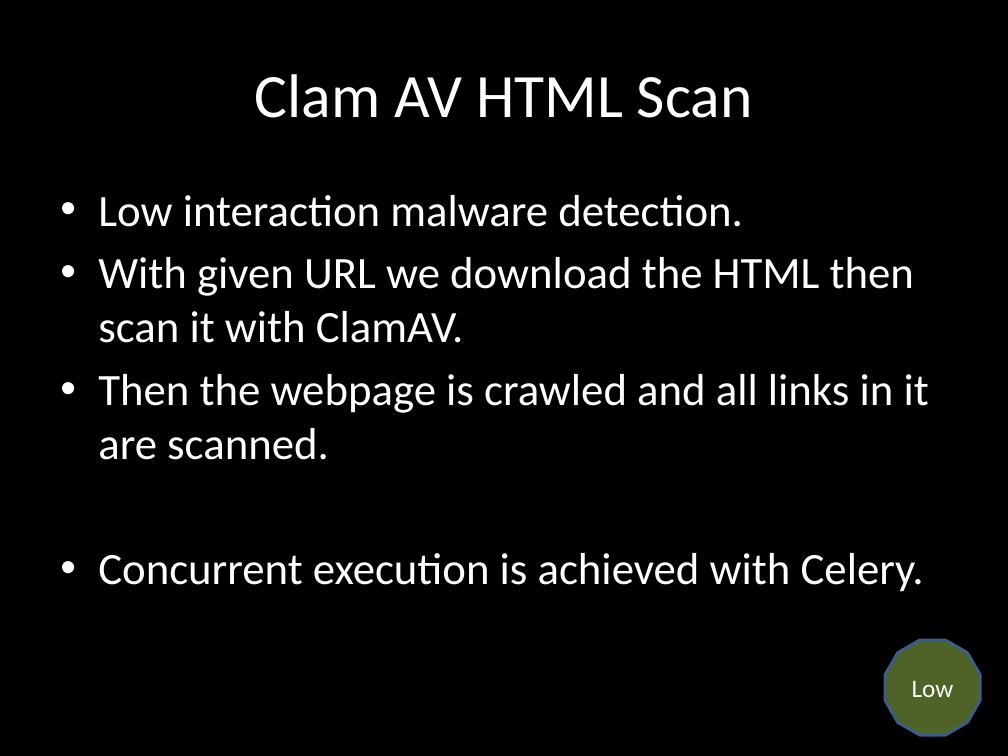
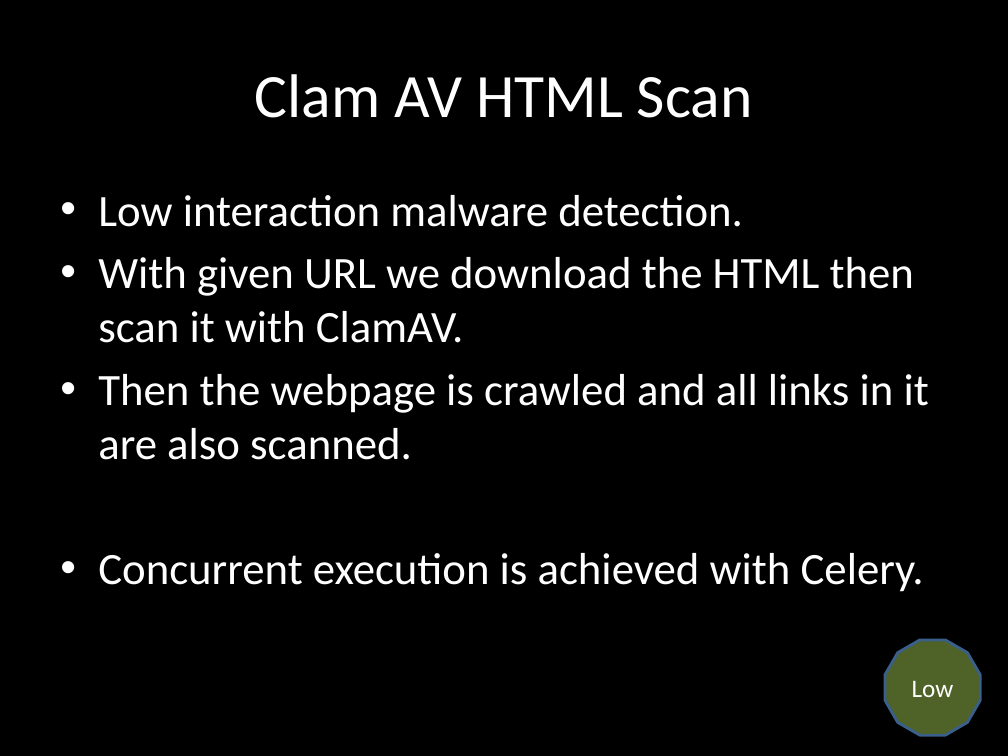
Before and after one commit to chrissorchard/malucrawl, a slide deck: slide 11 of doc/pres2/wk8-progress.pptx. Drawn at 1008x756 pixels with LibreOffice and Linux fonts; fonts in the diff are those of the drawing; background and template pictures are left out. Boxes give left, top, right and bottom in pixels: in the first picture for what was removed or moved away, otherwise in the second. Text is boxed around its words. In the diff, an @@ line names an element or a change of style, - is before the commit and + after.

```diff
--- a/doc/pres2/wk8-progress.pptx
+++ b/doc/pres2/wk8-progress.pptx
@@ text at <box>98,374,929,460</box>: text changed @@
-• Then the webpage is crawled and all links in it are scanned.
+• Then the webpage is crawled and all links in it are also scanned.
```
Also in this commit, not shown: 9 other slides changed, 1 slide removed.
